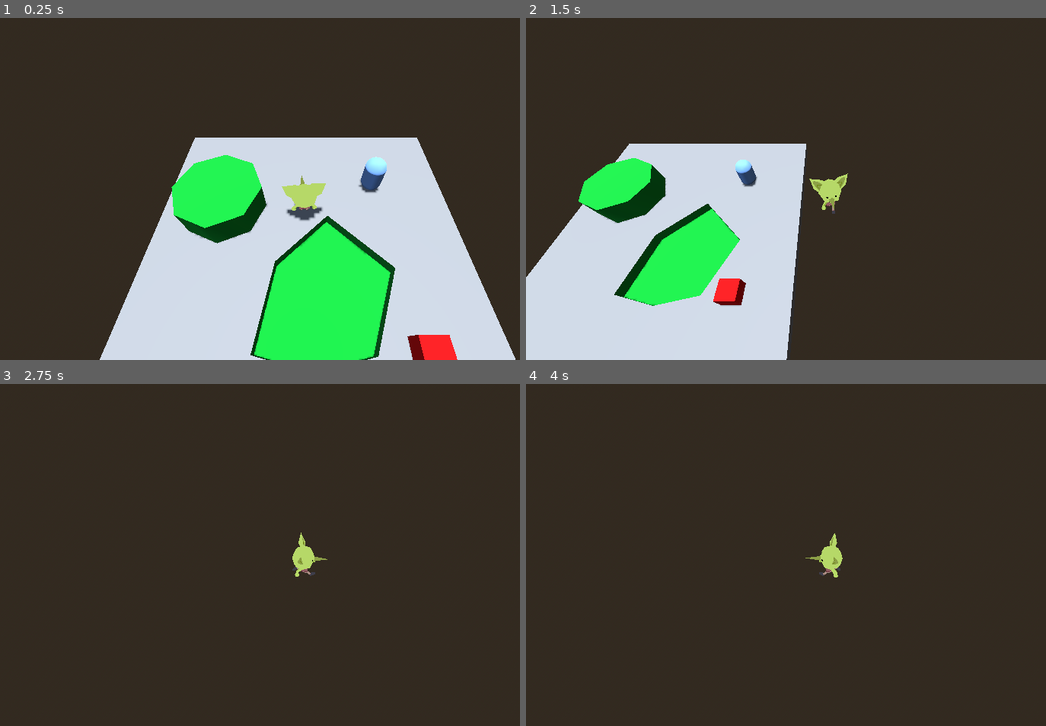
Above: before the commit, frames 1-4 (two rows, left to right).
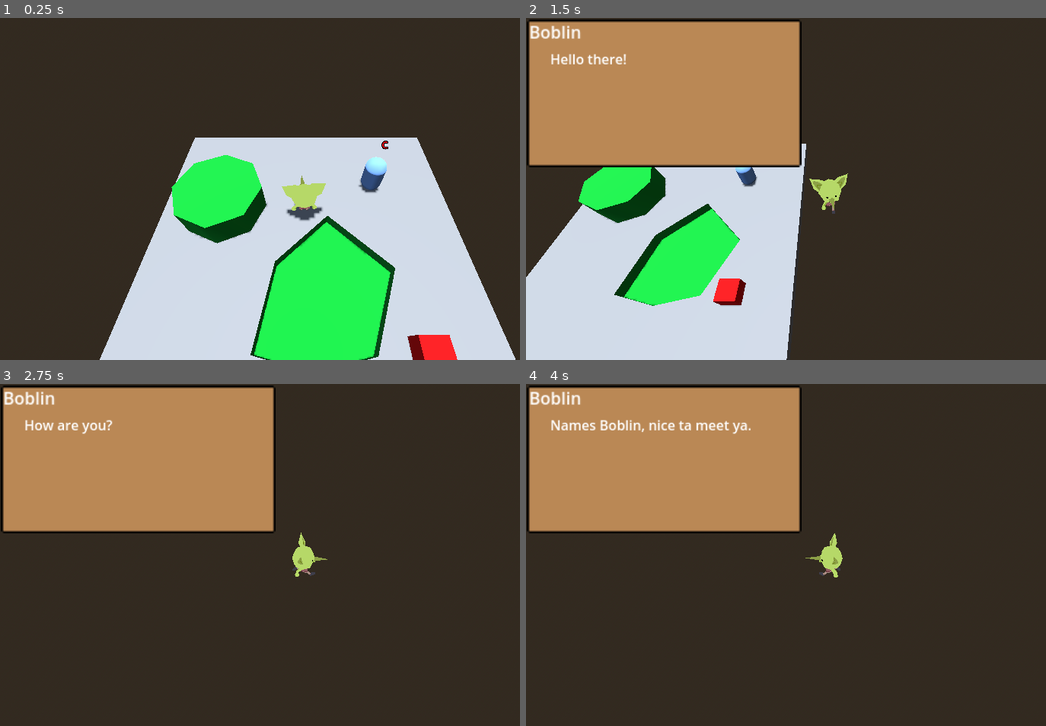
Above: after the commit, the same moments.

Repository: Swimnato/BYUGameJamSpring2025
Game: Godot game, scene res://Scenes/levels/scn_main.tscn
Two runs of this game, one before a commit and one after it. Both use one fixed random seed, a clock stepped at 60 frames per second and the inputs below.
Inputs:
- Up to frame 1 (0.25 s): no input
- Up to frame 2 (1.5 s): tap Enter (ui_accept) at 0.5, 0.8, 1.35 s; hold D (move_right) 0.53-1.28 s; hold C (chat) 0.53-1.28 s; tap Space (jump) at 0.77 s; hold S (move_down) from 1.28 s (still down)
- Up to frame 3 (2.75 s): tap Space (jump) at 1.52 s; tap C (chat) at 1.55 s; release S (move_down) at 2.03 s; hold D (move_right) from 2.03 s (still down); hold C (chat) from 2.03 s (still down); tap Enter (ui_accept) at 2.3 s
- Up to frame 4 (4 s): release D (move_right) at 2.78 s; release C (chat) at 2.78 s; hold W (move_up) 2.78-3.53 s; tap Enter (ui_accept) at 2.85, 3.8 s; tap Space (jump) at 3.02, 3.77 s; tap C (chat) at 3.05 s; hold A (move_left) from 3.53 s (still down); hold C (chat) from 3.53 s (still down)

The runs differ from the first frame. In frame 1, less than 0.1% of the frame differs, in the area x 73-75%, y 35-39%; in frame 2, 23%, in the area x 0-54%, y 0-44%; in frame 3, 23%; in frame 4, 23%.

Commit message:
Finished dialogue template

Diff:
--- a/Dialogue/dialogue.tscn
+++ b/Dialogue/dialogue.tscn
@@ -1,7 +1,8 @@
-[gd_scene load_steps=4 format=3 uid="uid://c33833ffvdp02"]
+[gd_scene load_steps=5 format=3 uid="uid://c33833ffvdp02"]
 
 [ext_resource type="Texture2D" uid="uid://2hfrriyaelbi" path="res://3d Models/textures/inventory-slot.png" id="1_1ei20"]
 [ext_resource type="Script" uid="uid://bikefhhuntohi" path="res://Dialogue/dialogueplayer.gd" id="1_je2oo"]
+[ext_resource type="Script" uid="uid://bdoy8ftun5vqw" path="res://Dialogue/typing_timer.gd" id="3_jx425"]
 
 [sub_resource type="GDScript" id="GDScript_jx425"]
 script/source = "extends RichTextLabel
@@ -13,6 +14,7 @@
 offset_right = 40.0
 offset_bottom = 40.0
 script = ExtResource("1_je2oo")
+d_file = "res://Dialogue/boblin_dialogue.json"
 
 [node name="NinePatchRect" type="NinePatchRect" parent="."]
 layout_mode = 0
@@ -44,3 +46,6 @@
 scale = Vector2(0.4, 0.4)
 text = "Chatting..."
 script = SubResource("GDScript_jx425")
+
+[node name="typing_timer" type="Timer" parent="."]
+script = ExtResource("3_jx425")
--- a/Dialogue/dialogueplayer.gd
+++ b/Dialogue/dialogueplayer.gd
@@ -1,37 +1,65 @@
 extends Control
+
 @export_file("*.json") var d_file;
 signal dialogue_finished;
-var dialogue = [];
-var current_dialogue_id = 0;
-var d_active = false;
+
+var dialogue = [] #holds dialogue info
+var current_dialogue_id = 0 #keeps track of if theres more left
+var d_active = false #checks if dialogue is still going
+var typing_speed = 0.05  # Speed of text appearing
+var full_text = ""  # Stores the complete dialogue text
+var displayed_text = ""  # Stores currently displayed portion of text
+var typing = false  # Tracks if typing is in progress
+
 func _ready() -> void:
-	$NinePatchRect.visible = false;
-	#start();
+	$NinePatchRect.visible = false #make sure its not seen first
+	if not $typing_timer.timeout.is_connected(_on_typing_timer_timeout):#comfirm timeout connection for typing effect
+		$typing_timer.timeout.connect(_on_typing_timer_timeout)
 
 func start():
 	if d_active:
 		return
-	d_active = true;
-	$NinePatchRect.visible = true;
-	dialogue = load_dialogue();
-	current_dialogue_id = -1;
-	next_script();
+	d_active = true
+	$NinePatchRect.visible = true
+	dialogue = load_dialogue()
+	current_dialogue_id = -1
+	next_script()
 
 func load_dialogue():
-	var file = FileAccess.open(d_file, FileAccess.READ); #change this file to run whatever dialogue you want
-	var content = JSON.parse_string(file.get_as_text());
-	return content;
+	var file = FileAccess.open(d_file, FileAccess.READ)
+	var content = JSON.parse_string(file.get_as_text())
+	return content
+
 func _input(event: InputEvent) -> void:
 	if !d_active:
-		return;
-	if event.is_action_pressed("ui_accept"):
-		next_script();
+		return
+	if event.is_action_pressed("chat"):
+		if typing:
+			$NinePatchRect/Text.text = full_text
+			$typing_timer.stop()
+			typing = false
+		else:
+			next_script()
+
 func next_script():
-	current_dialogue_id += 1;
+	current_dialogue_id += 1
 	if current_dialogue_id >= len(dialogue):
-		d_active = false;
-		$NinePatchRect.visible = false;
-		emit_signal("dialogue_finished");
-		return;
-	$NinePatchRect/Name.text = dialogue[current_dialogue_id]['name'];
-	$NinePatchRect/Text.text = dialogue[current_dialogue_id]['text'];
+		d_active = false
+		$NinePatchRect.visible = false
+		emit_signal("dialogue_finished")
+		return
+	$NinePatchRect/Name.text = dialogue[current_dialogue_id]['name']
+	full_text = dialogue[current_dialogue_id]['text']
+	displayed_text = ""
+	$NinePatchRect/Text.text = ""
+	typing = true
+	$typing_timer.start(typing_speed)
+
+func _on_typing_timer_timeout():
+
+	if displayed_text.length() < full_text.length():
+		displayed_text += full_text[displayed_text.length()]
+		$NinePatchRect/Text.text = displayed_text
+	else:
+		$typing_timer.stop()
+		typing = false
--- /dev/null
+++ b/Dialogue/typing_timer.gd
@@ -0,0 +1 @@
+extends Timer
--- a/Scenes/objects/characters/scn_npc.tscn
+++ b/Scenes/objects/characters/scn_npc.tscn
@@ -65,7 +65,15 @@
 animation = &"walk_w"
 
 [node name="Dialogue" parent="." instance=ExtResource("2_ethv3")]
-d_file = "res://Dialogue/boblin_dialogue.json"
+
+[node name="TalkPrompt" type="Label3D" parent="."]
+transform = Transform3D(1, 0, 0, 0, 1, 0, 0, 0, 1, 0, 2.95332, 0)
+visible = false
+billboard = 1
+modulate = Color(1, 0.0666667, 0.121569, 1)
+text = "C"
+font_size = 80
+outline_size = 30
 
 [connection signal="body_entered" from="Speaking zone" to="." method="_on_area_3d_body_entered"]
 [connection signal="body_exited" from="Speaking zone" to="." method="_on_speaking_zone_body_exited"]
--- a/Scripts/scr_npc.gd
+++ b/Scripts/scr_npc.gd
@@ -1,42 +1,44 @@
 extends Node3D
 
-@export var cooldown = 500; #cooldown for speaking to NPC
+@export var cooldown = 1;  # Cooldown for speaking to NPC in seconds
 
-var lastTimeSpokenTo = 0;
+var lastTimeSpokenTo = 0;  # Keeps track of the last time the player spoke to the NPC
 var speed;
 var current_state = IDLE;
 
-
-var is_chatting = false;
 var player;
 var player_in_chat_zone = false;
-enum{
+
+enum {
 	IDLE,
 	NEW_DIR,
 	MOVE
 }
 
+func _ready() -> void:
+	$Dialogue.connect("dialogue_finished", Callable(self, "_on_dialogue_dialogue_finished"));
+
 func _process(delta: float) -> void:
-	if(Input.is_action_just_pressed("chat") && (player_in_chat_zone) && !$Dialogue.d_active && Time.get_ticks_msec() - lastTimeSpokenTo > cooldown):
-		print("chatting with npc");
-		$Dialogue.start();
-		is_chatting = true;
-		current_state = IDLE;
-
+	if Input.is_action_just_pressed("chat") and player_in_chat_zone:
+		if lastTimeSpokenTo == 0 or Time.get_ticks_msec() - lastTimeSpokenTo >= cooldown * 1000:
+			print("chatting with npc");
+			$Dialogue.start();  # Start the dialogue if the cooldown has passed
+			lastTimeSpokenTo = Time.get_ticks_msec();  # Update the last time spoken to NPC
+			current_state = IDLE;
+		else:
+			var remaining_time = cooldown - (Time.get_ticks_msec() - lastTimeSpokenTo) / 1000;
+			print("You must wait " + str(remaining_time) + " more seconds to chat with the NPC.");
 
 func _on_area_3d_body_entered(body: Node3D) -> void:
-	if(body.name == "Player"):
+	if body.name == "Player":
 		player_in_chat_zone = true;
-		body.stop_and_face_npc(self);
-
-
+		$TalkPrompt.visible = true;
 
 func _on_speaking_zone_body_exited(body: Node3D) -> void:
-	if(body.name == "Player"):
+	if body.name == "Player":
 		player_in_chat_zone = false;
-
-
+		$TalkPrompt.visible = false;
 
 func _on_dialogue_dialogue_finished() -> void:
+	print('Dialogue finished')
 	lastTimeSpokenTo = Time.get_ticks_msec();
-	is_chatting = false;
Not shown, added: Dialogue/typing_timer.gd.uid
